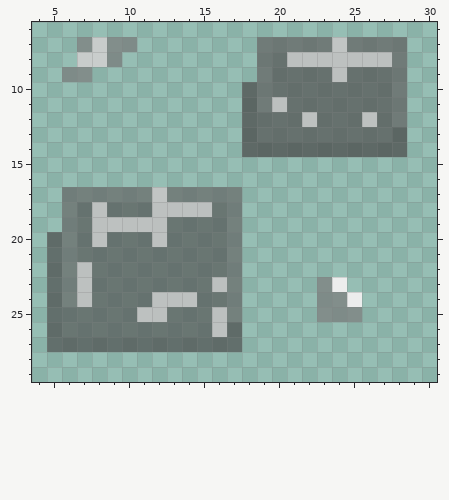
Two versions of one pixel-art sprite, sprites/blocks/environment/metaglass2.png. Above is the file before it was changed.
The file is 32x32 pixels. Colours within 5 levels of each other are drawn and written as one. Shown: x 4..30, y 6..29.
After:
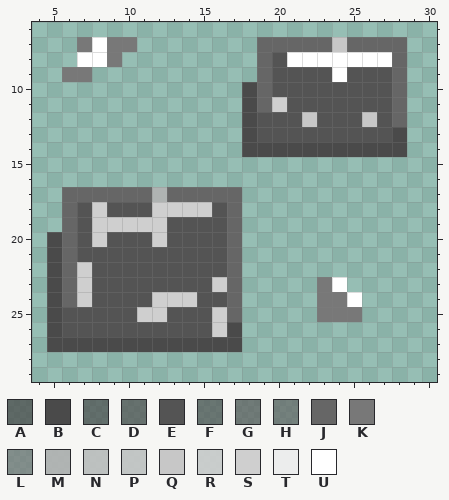
Palette (. is transparent): A #494949b9  B #4a4a4a  C #4b4b4bb0  D #545454b9  E #545454  F #555555b0  G #616161b9  H #656565b0  J #666666  K #787878  L #797979b0  M #b3b3b3e6  N #c1c1c1e6  P #c7c7c7e6  Q #c7c7c7  R #cfcfcfe6  S #cfcfcf  T #efefeff7  U #ffffff
From old to new:
Changed rows in their new state; - is an unchanged pixel.
first column x 5:
 7 --KUKK--------JJJJJQJJJJ
 8 --UUK---------JEUUUUUUUJ
 9 -KK-----------JEEEEUEEEJ
10 -------------BJEEEEEEEEJ
11 -------------BJSEEEEEEEJ
12 -------------BEEEQEEEQEJ
13 -------------BEEEEEEEEEB
14 -------------BBBBBBBBBBB
17 -JJJJJJMJJJJJ-----------
18 -JESEEESSSSEJ-----------
19 -JESSSSSEEEEJ-----------
20 BJESEEESEEEEJ-----------
21 BJEEEEEEEEEEJ-----------
22 BJSEEEEEEEEEJ-----------
23 BJSEEEEEEEESJ-----KU----
24 BJSEEEESSSEEJ-----KKU---
25 BEEEEESSEEESJ-----KKK---
26 BEEEEEEEEEESB-----------
27 BBBBBBBBBBBBB-----------
